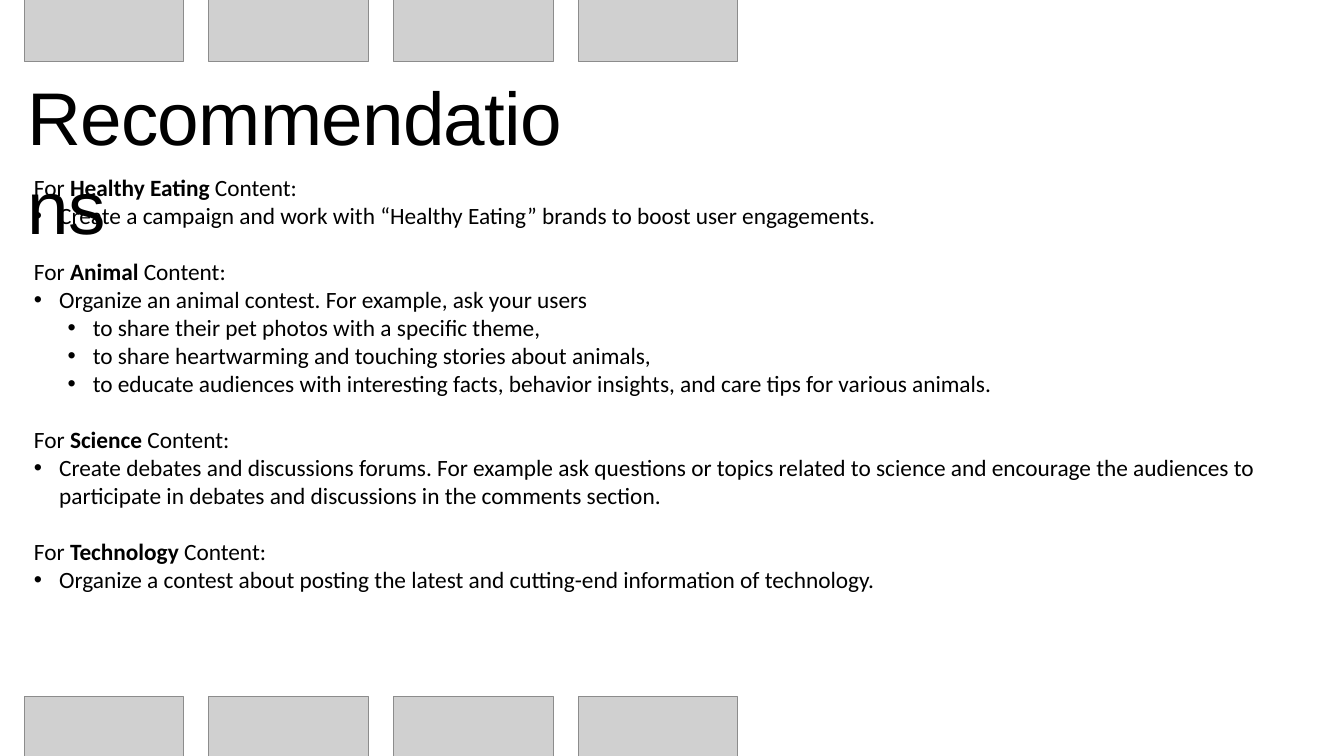
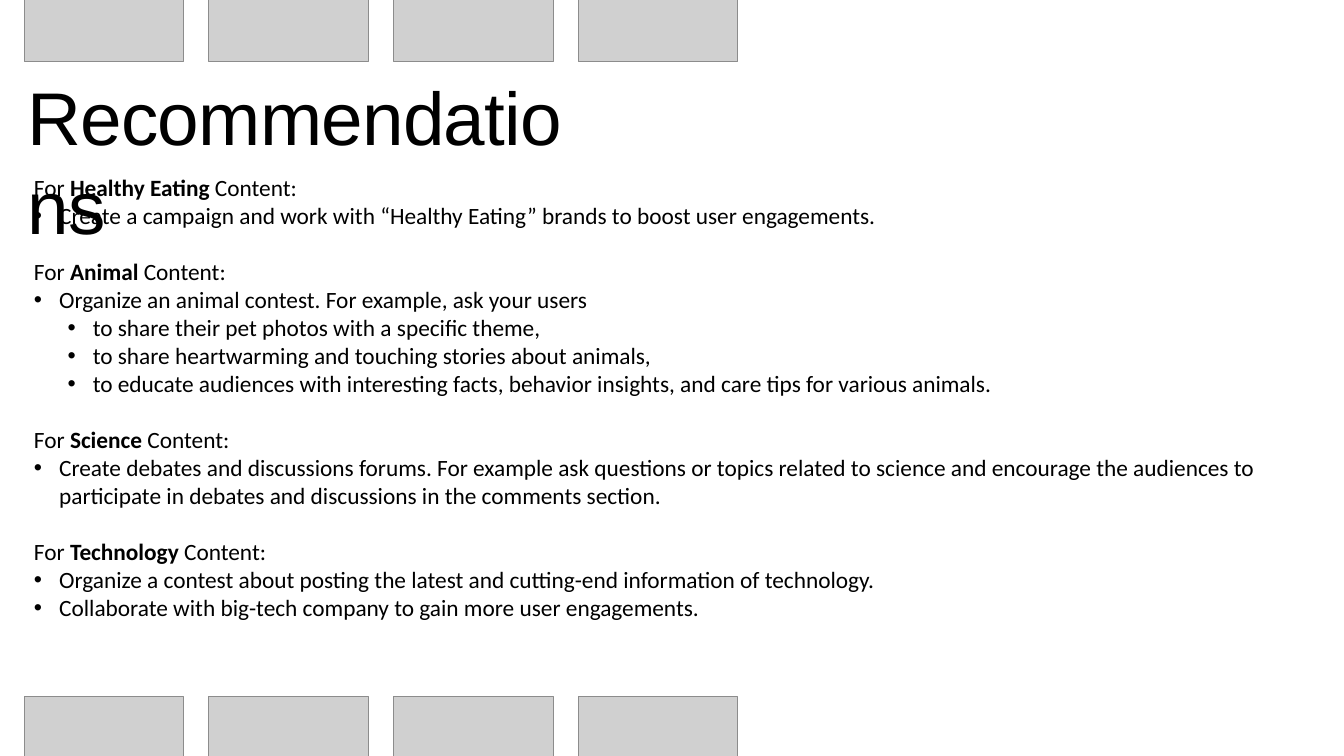
Before and after one commit to dstito/Analyzing-Social-Buzz-Content-Categories, a slide deck: slide 11 of PPT - Social Buzz Project.pptx. Drawn at 1344x756 pixels with LibreOffice and Linux fonts; fonts in the diff are those of the drawing; grey boxes stand for pictures. Boxes give left, top, right and bottom in pixels: in the first picture for what was removed or moved away, otherwise in the second. Text is boxed around its words. In the diff, an @@ line names an element or a change of style, - is before the commit and + after.

```diff
--- a/PPT - Social Buzz Project.pptx
+++ b/PPT - Social Buzz Project.pptx
@@ text at (x1=59, y1=599, x2=699, y2=620): paragraph added @@
+• Collaborate with big-tech company to gain more user engagements.
```
Also in this commit, not shown: 2 other slides changed.
